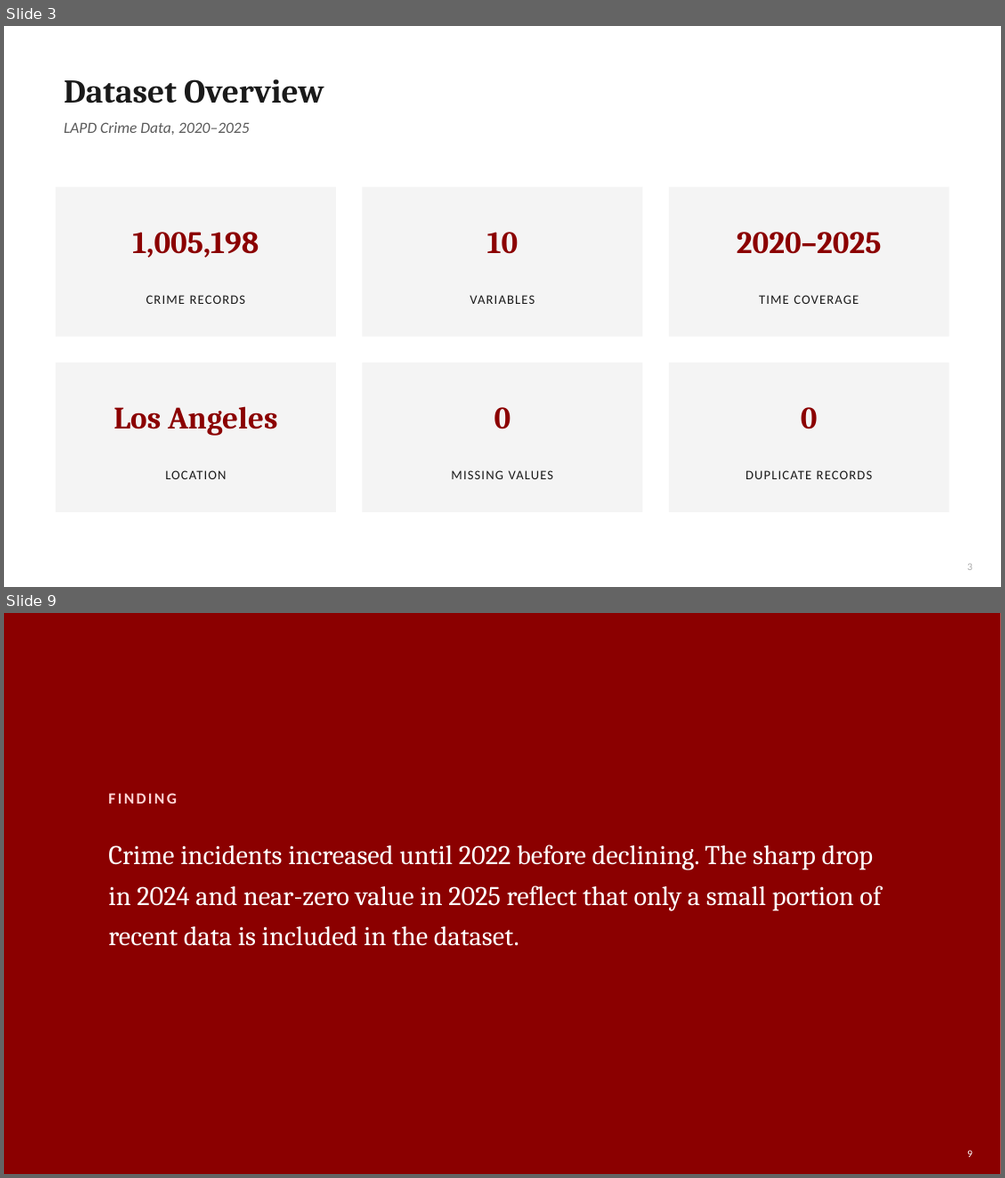
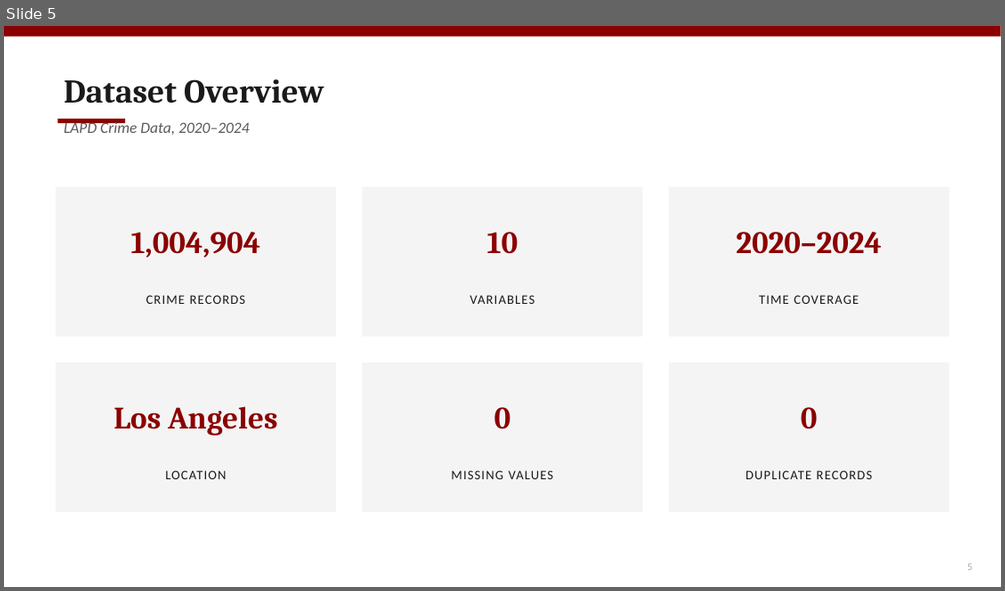
Before and after one commit to fatimaawachi/Analyzing-Crimes-in-LA-2020-2025-, a slide deck: Fatima_awachi_EDA_Project_Presentation.pptx. Shown one above the other, each under a label of ours: slides 3 and 9 before the commit, slide 5 after it; the slides between them are not shown. The pictures are 1005x1178 and 1005x591 pixels, drawn with LibreOffice and Linux fonts; fonts in the diff are those of the drawing. Boxes give left, top, right and bottom in pixels: in the first picture for what was removed or moved away, otherwise in the second. Text is boxed around its words. In the diff, an @@ line names an element or a change of style, - is before the commit and + after.

```diff
--- a/Fatima_awachi_EDA_Project_Presentation.pptx
+++ b/Fatima_awachi_EDA_Project_Presentation.pptx
@@ slide 9 removed at box(4, 613, 1001, 1174), background #FFFFFF @@
@@ rectangle removed at box(4, 613, 1001, 1174) @@
@@ text removed at box(108, 793, 177, 803) @@
-FINDING
@@ text removed at box(108, 844, 881, 946) @@
-Crime incidents increased until 2022 before declining. The sharp drop in 2024 and near-zero value in 2025 reflect that only a small portion of recent data is included in the dataset.
@@ text removed at box(967, 1150, 972, 1157) @@
-9
@@ what was slide 3 is now slide 5 @@
@@ slide 5 changed as well @@
@@ rectangle added at box(4, 26, 1001, 37), fill #8B0000 @@
@@ rectangle added at box(57, 119, 125, 123), fill #8B0000 @@
@@ text at box(64, 120, 250, 135): text changed @@
-LAPD Crime Data, 2020–2025
+LAPD Crime Data, 2020–2024
@@ text at box(131, 232, 261, 257): text changed @@
-1,005,198
+1,004,904
@@ text at box(736, 232, 882, 254): text changed @@
-2020–2025
+2020–2024
```
Also in this commit, not shown: 9 other slides changed, 5 slides added, 5 other slides removed, 2 other files.
